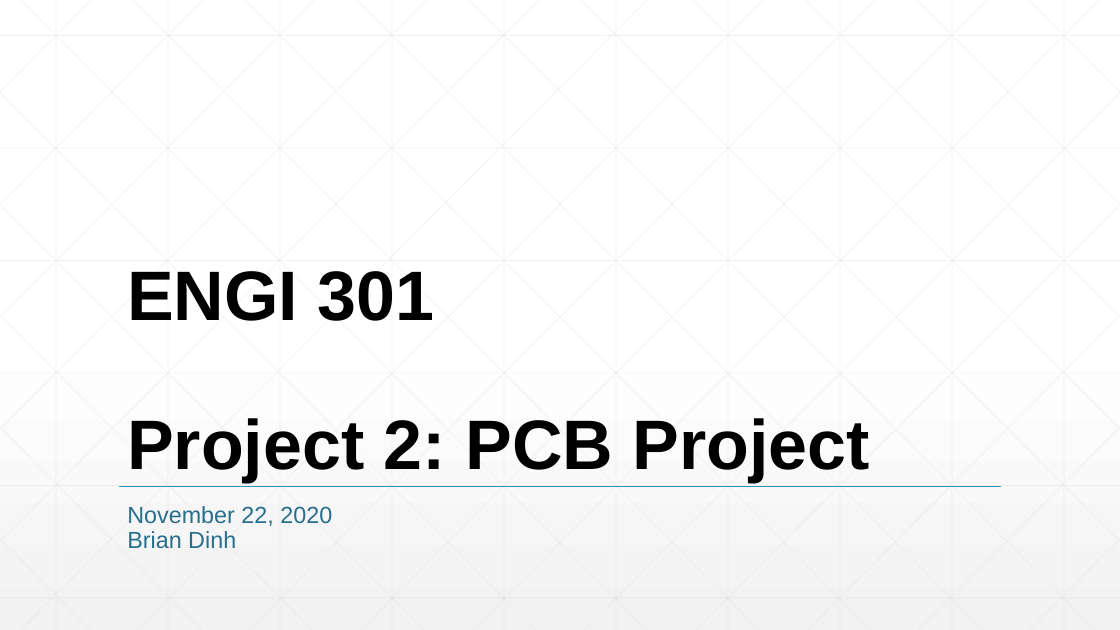
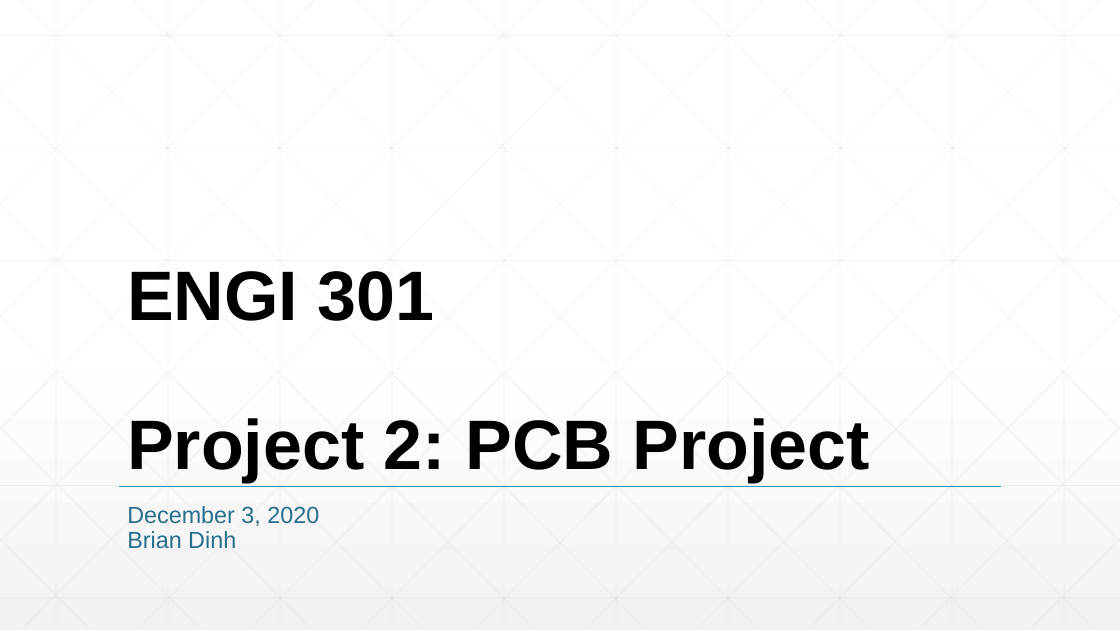
Before and after one commit to Bdinh7331/ENGI301, a slide deck: slide 1 of project_02/ENGI301_project2_proposal .pptx. Drawn at 1120x630 pixels with LibreOffice and Linux fonts; fonts in the diff are those of the drawing. Boxes give left, top, right and bottom in pixels: in the first picture for what was removed or moved away, otherwise in the second. Text is boxed around its words. In the diff, an @@ line names an element or a change of style, - is before the commit and + after.

```diff
--- a/project_02/ENGI301_project2_proposal .pptx
+++ b/project_02/ENGI301_project2_proposal .pptx
@@ subtitle at (127, 506, 319, 526): text changed @@
-November 22, 2020
+December 3, 2020
```
Also in this commit, not shown: 1 other slide changed.
